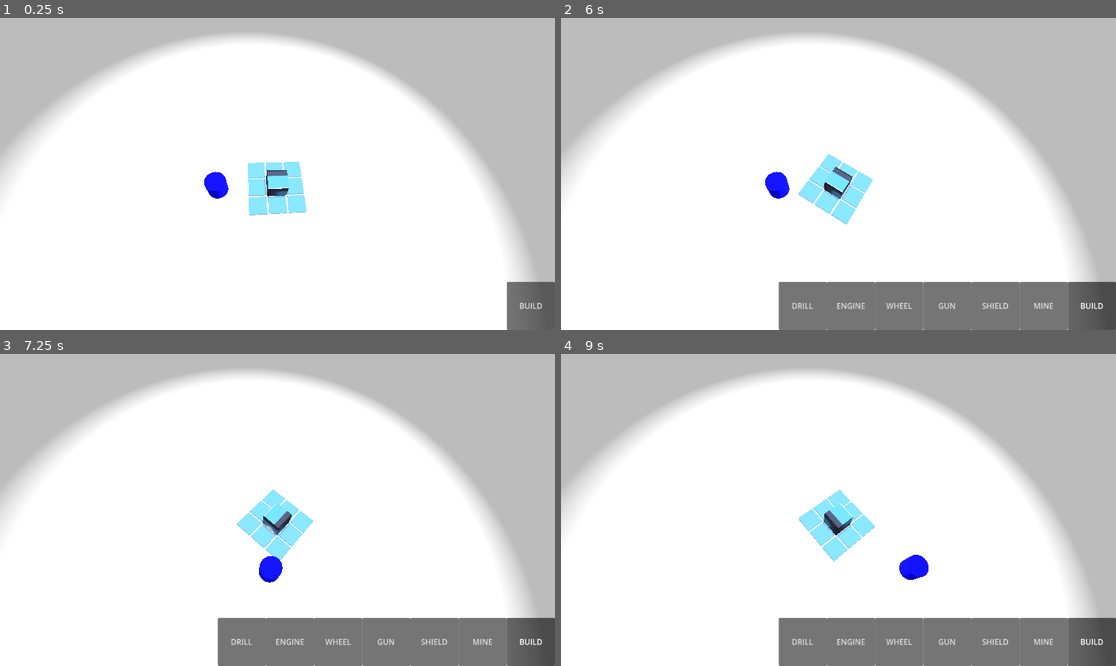
Above: before the commit, frames 1-4 (two rows, left to right).
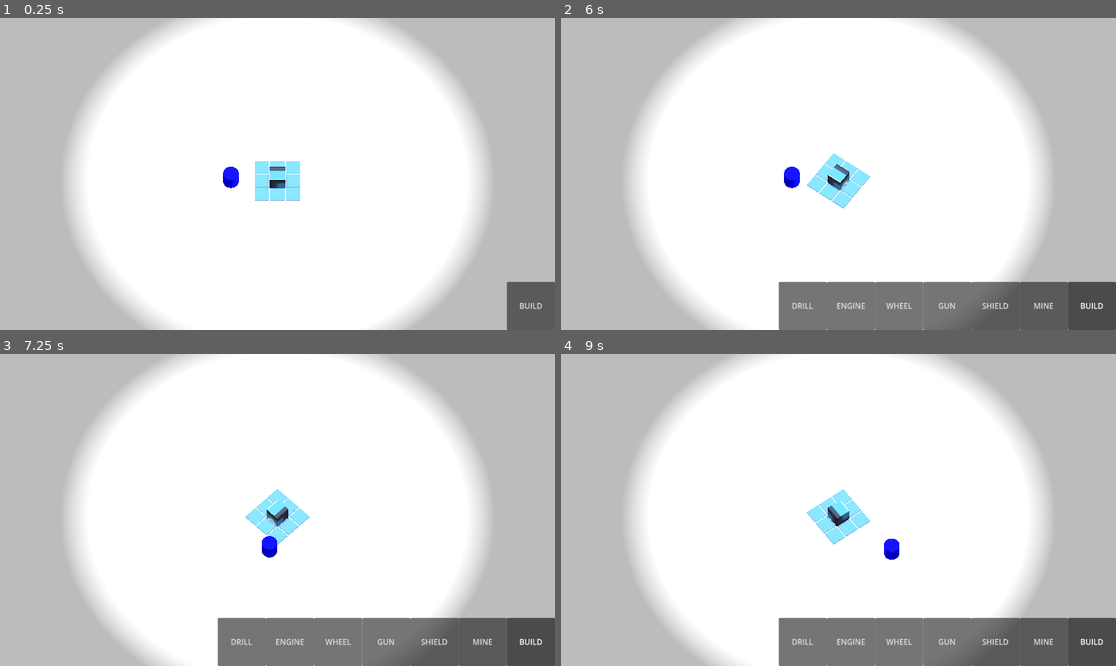
Above: after the commit, the same moments.

Repository: HedgeLizards/major
Game: Godot game, scene res://scenes/world.tscn
Two runs of this game, one before a commit and one after it. Both use one fixed random seed, a clock stepped at 60 frames per second and the inputs below. The engine's default icon, where the game draws it, is replaced by a stand-in: a white triangle on a blue panel in a dark square.
Inputs (mouse positions are in pixels of both pictures, inside the frame that each line leads up to):
- Up to frame 1 (0.25 s): no input
- Up to frame 2 (6 s): click "BUILD" at 0.5 s; click "DRILL" at 1.25 s; click "ENGINE" at 2 s; click "WHEEL" at 2.75 s; click "GUN" at 3.5 s; click "SHIELD" at 4.25 s; click "MINE" at 5 s; tap Enter at 5.75 s; move the mouse to (960, 158) at 5.77 s; hold D (right) from 5.78 s (still down)
- Up to frame 3 (7.25 s): move the mouse to (166, 525) at 6.52 s; release D (right) at 6.53 s; hold S (backward) from 6.53 s (still down)
- Up to frame 4 (9 s): move the mouse to (894, 441) at 7.27 s; release S (backward) at 7.28 s; hold D (right) 7.28-8.03 s; move the mouse to (810, 572) at 8.02 s; hold W (forward) 8.03-8.78 s; move the mouse to (1005, 556) at 8.77 s; hold A (left) from 8.78 s (still down)

The runs differ from the first frame. In frame 1, 26% of the frame differs, in the area x 0-96%, y 0-100%; in frame 2, 25%; in frame 3, 25%; in frame 4, 25%.

Commit message:
Camera update

Diff:
--- a/scenes/vehicle.tscn
+++ b/scenes/vehicle.tscn
@@ -7,7 +7,9 @@
 script = ExtResource("2_ewdcd")
 
 [node name="Camera3D" type="Camera3D" parent="."]
-transform = Transform3D(0.991014, 0.0303444, -0.130274, 0.103771, 0.440125, 0.89192, 0.0844015, -0.897424, 0.433021, -1.308, 10, 4.083)
+transform = Transform3D(1, -6.50845e-16, 1.74393e-16, 1.74393e-16, 0.5, 0.866025, -6.50845e-16, -0.866026, 0.5, 2.08165e-12, 8, 4.083)
+projection = 1
+size = 20.0
 
 [node name="Body" type="Node3D" parent="."]
 
